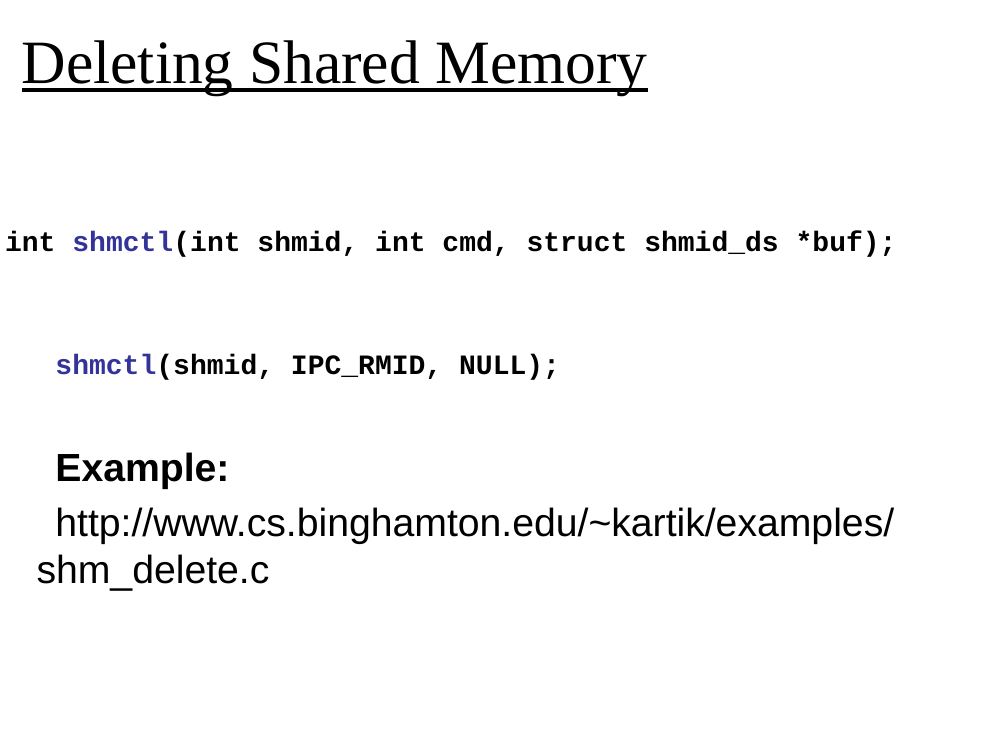
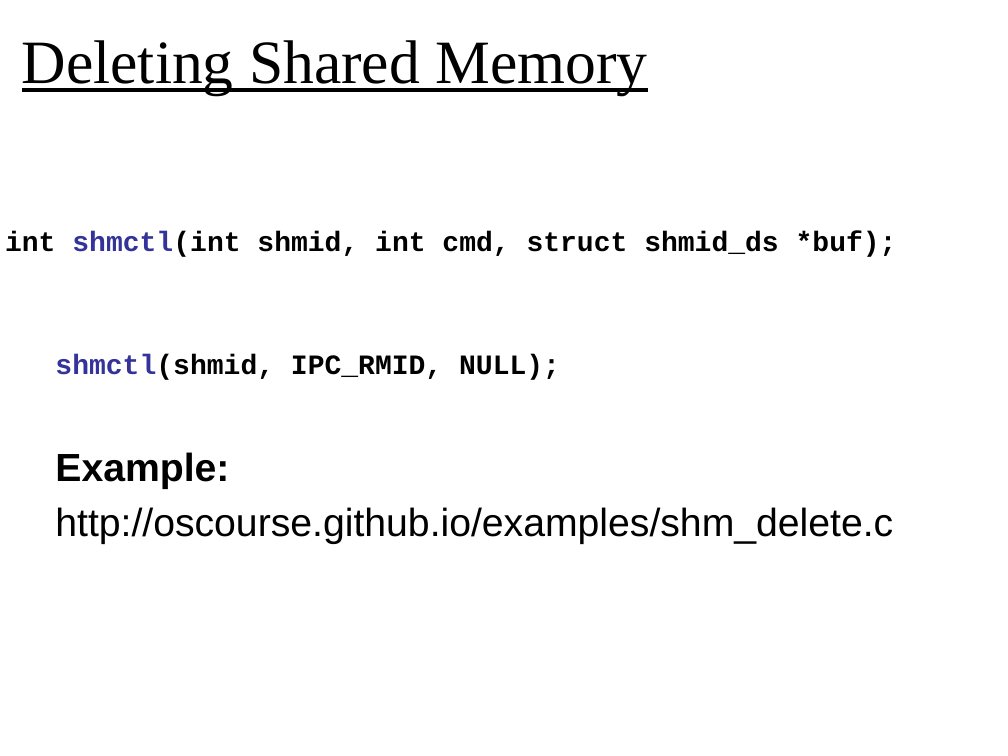
Before and after one commit to oscourse/oscourse.github.io, a slide deck: slide 19 of slides/ipc.pptx. Drawn at 1008x756 pixels with LibreOffice and Linux fonts; fonts in the diff are those of the drawing. Boxes give left, top, right and bottom in pixels: in the first picture for what was removed or moved away, otherwise in the second. Text is boxed around its words. In the diff, an @@ line names an element or a change of style, - is before the commit and + after.

```diff
--- a/slides/ipc.pptx
+++ b/slides/ipc.pptx
@@ text at (x1=55, y1=507, x2=893, y2=544): text changed @@
-  http://www.cs.binghamton.edu/~kartik/examples/shm_delete.c
+  http://oscourse.github.io/examples/shm_delete.c
```
Also in this commit, not shown: 8 other slides changed, 1 other file.
